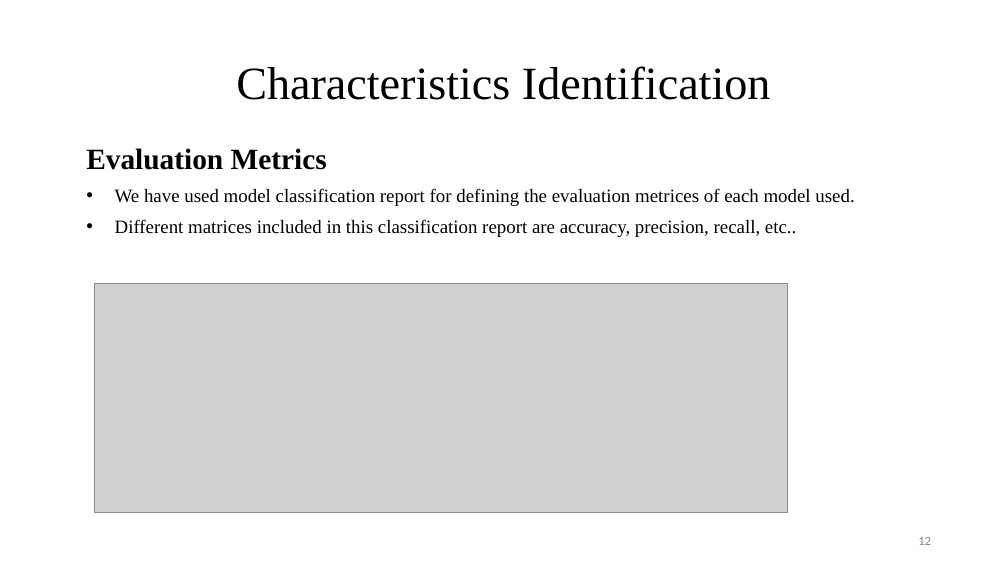
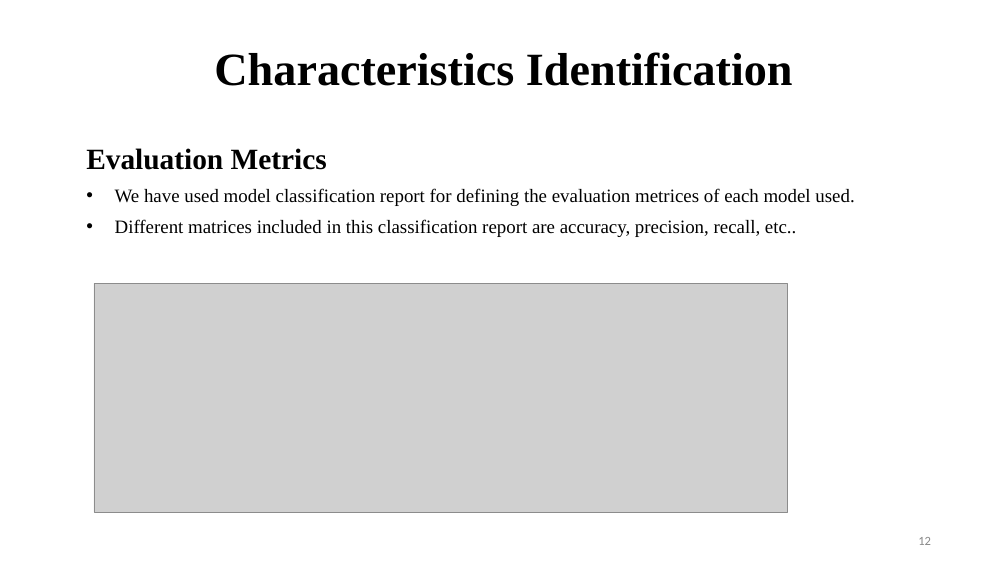
Before and after one commit to Brainskull24/Heal.ai, a slide deck: slide 12 of MP/PPT.pptx. Drawn at 1008x567 pixels with LibreOffice and Linux fonts; fonts in the diff are those of the drawing; grey boxes stand for pictures; background and template pictures are left out. Boxes give left, top, right and bottom in pixels: in the first picture for what was removed or moved away, otherwise in the second. Text is boxed around its words. In the diff, an @@ line names an element or a change of style, - is before the commit and + after.

```diff
--- a/MP/PPT.pptx
+++ b/MP/PPT.pptx
@@ title "Characteristics Identification": place and size @@
-title "Characteristics Identification" at [236,66,771,100]
+title "Characteristics Identification" at [214,52,793,86]
@@ title "Characteristics Identification" at [214,52,793,86]: bold on @@
```
Also in this commit, not shown: 6 other slides changed, 5 slides added, 4 other files.
